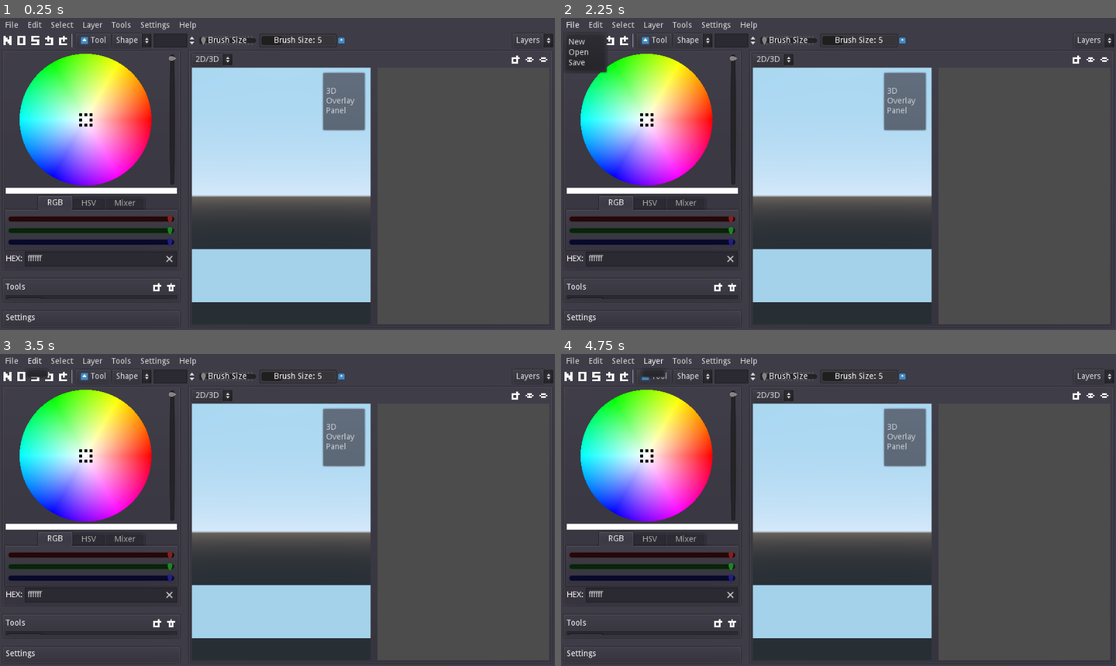
Above: before the commit, frames 1-4 (two rows, left to right).
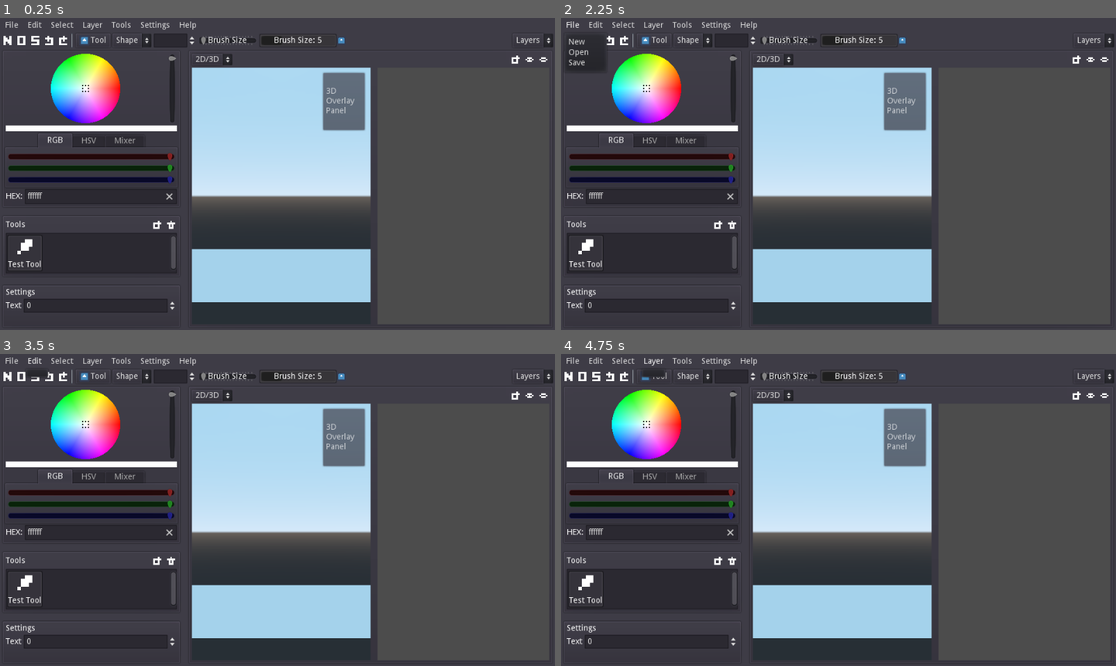
Above: after the commit, the same moments.

Repository: tianer2820/BetterSkin2
Game: Godot game, scene res://assets/gui_root.tscn
The game is run twice, just before and just after one commit, with the same random seed, the same clock (stepped at 60 frames per second) and the same inputs. The engine's default icon, where the game draws it, is replaced by a stand-in: a white triangle on a blue panel in a dark square.
Inputs (mouse positions are in pixels of both pictures, inside the frame that each line leads up to):
- Up to frame 1 (0.25 s): no input
- Up to frame 2 (2.25 s): click (566, 39) at 0.5 s; click (566, 39) at 1.25 s; click "File" at 2 s
- Up to frame 3 (3.5 s): click "Edit" at 2.75 s
- Up to frame 4 (4.75 s): click "Select" at 3.5 s; click "Layer" at 4.25 s

The runs differ from the first frame. In frame 1, 12% of the frame differs, in the area x 0-33%, y 11-98%; in frame 2, 12%; in frame 3, 12%; in frame 4, 12%.

Commit message:
add comment to color picker script, cleaned the code

Diff:
--- a/assets/gui_root.tscn
+++ b/assets/gui_root.tscn
@@ -293,28 +293,28 @@
 [node name="SettingsSplit" type="VSplitContainer" parent="VBox/MainSplit"]
 margin_right = 310.0
 margin_bottom = 482.0
-split_offset = 148
+split_offset = 40
 
 [node name="ColorSelector" parent="VBox/MainSplit/SettingsSplit" instance=ExtResource( 6 )]
 margin_right = 310.0
-margin_bottom = 380.0
+margin_bottom = 272.0
 
 [node name="ToolSplit" type="VSplitContainer" parent="VBox/MainSplit/SettingsSplit"]
-margin_top = 392.0
+margin_top = 284.0
 margin_right = 310.0
 margin_bottom = 482.0
-split_offset = 90
+split_offset = 70
 
 [node name="ToolSelector" parent="VBox/MainSplit/SettingsSplit/ToolSplit" instance=ExtResource( 7 )]
 anchor_right = 0.0
 anchor_bottom = 0.0
 margin_right = 310.0
-margin_bottom = 46.0
+margin_bottom = 108.0
 
 [node name="ToolSettingsPanel" parent="VBox/MainSplit/SettingsSplit/ToolSplit" instance=ExtResource( 4 )]
-margin_top = 58.0
-margin_right = 310.0
-margin_bottom = 90.0
+margin_top = 120.0
+margin_right = 310.0
+margin_bottom = 198.0
 
 [node name="MainViewport" parent="VBox/MainSplit" instance=ExtResource( 5 )]
 anchor_right = 0.0
--- a/assets/main_color_selector/circle_selector/circle_selector.gd
+++ b/assets/main_color_selector/circle_selector/circle_selector.gd
@@ -1,4 +1,9 @@
 extends HBoxContainer
+
+"""
+This script provides the color picker interface
+"""
+
 
 signal pick_color(new_color)
 
--- a/assets/main_color_selector/circle_selector/circle_selector.tscn
+++ b/assets/main_color_selector/circle_selector/circle_selector.tscn
@@ -12,8 +12,8 @@
 [node name="HBoxContainer" type="HBoxContainer"]
 margin_left = 7.0
 margin_top = 7.0
-margin_right = 146.0
-margin_bottom = 137.0
+margin_right = 122.0
+margin_bottom = 104.0
 size_flags_horizontal = 3
 size_flags_vertical = 3
 script = ExtResource( 4 )
@@ -22,16 +22,16 @@
 }
 
 [node name="AspectRatioContainer" type="AspectRatioContainer" parent="."]
-margin_right = 119.0
-margin_bottom = 130.0
+margin_right = 95.0
+margin_bottom = 97.0
 size_flags_horizontal = 3
 size_flags_vertical = 3
 
 [node name="ColorCircle" type="ColorRect" parent="AspectRatioContainer"]
 material = ExtResource( 2 )
-margin_top = 5.5
-margin_right = 119.0
-margin_bottom = 124.5
+margin_top = 1.0
+margin_right = 95.0
+margin_bottom = 96.0
 rect_min_size = Vector2( 80, 80 )
 size_flags_horizontal = 3
 size_flags_vertical = 3
@@ -61,9 +61,9 @@
 }
 
 [node name="VSlider" type="VSlider" parent="."]
-margin_left = 123.0
-margin_right = 139.0
-margin_bottom = 130.0
+margin_left = 99.0
+margin_right = 115.0
+margin_bottom = 97.0
 step = 0.0
 value = 100.0
 
--- a/assets/main_color_selector/circle_selector/color_circle.gd
+++ b/assets/main_color_selector/circle_selector/color_circle.gd
@@ -4,13 +4,12 @@
 signal pick_color(new_color)
 
 
+export var cursor_ratio: float = 0.1
+
+
 var picker_color: Color setget _set_picker_color
 
 var _mouse_pressed = false
-
-# Called when the node enters the scene tree for the first time.
-func _ready() -> void:
-	pass # Replace with function body.
 
 
 func _gui_input(event: InputEvent) -> void:
@@ -35,7 +34,7 @@
 			emit_signal("pick_color", _pick_color())
 
 
-
+# pick the color under mouse pointer
 func _pick_color():
 	var size = rect_size
 	var pos = get_local_mouse_position()
@@ -51,8 +50,12 @@
 	_update_cursor()
 	return picker_color
 
+# relocate and rescale the picker cursor
+func _update_cursor():
+	# update size
+	$Cursor.rect_size = rect_size * cursor_ratio
 
-func _update_cursor():
+	# update position
 	var vec_from_center = Vector2(picker_color.s / 2, 0)
 	vec_from_center = vec_from_center.rotated(picker_color.h * TAU)
 	vec_from_center.y *= -1
@@ -72,8 +75,7 @@
 
 
 func _on_ColorCircle_item_rect_changed() -> void:
-	$Cursor.rect_size = rect_size * 0.1
-
+	_update_cursor()
 
 func _on_ColorCircle_resized() -> void:
 	_update_cursor()
--- a/assets/main_color_selector/main_color_selector.tscn
+++ b/assets/main_color_selector/main_color_selector.tscn
@@ -27,6 +27,7 @@
 margin_left = 0.0
 margin_top = 0.0
 margin_right = 220.0
+margin_bottom = 137.0
 
 [node name="ColorRect" type="ColorRect" parent="VBoxContainer"]
 margin_top = 141.0
